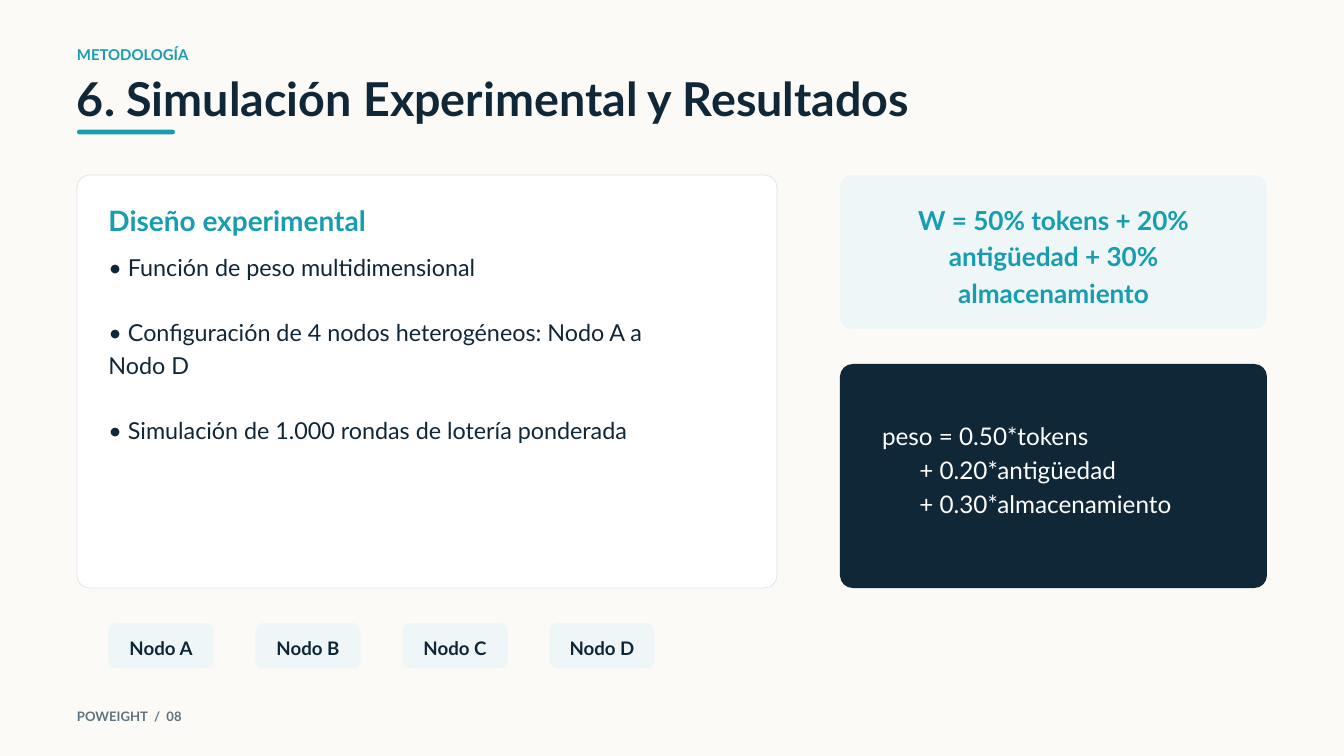
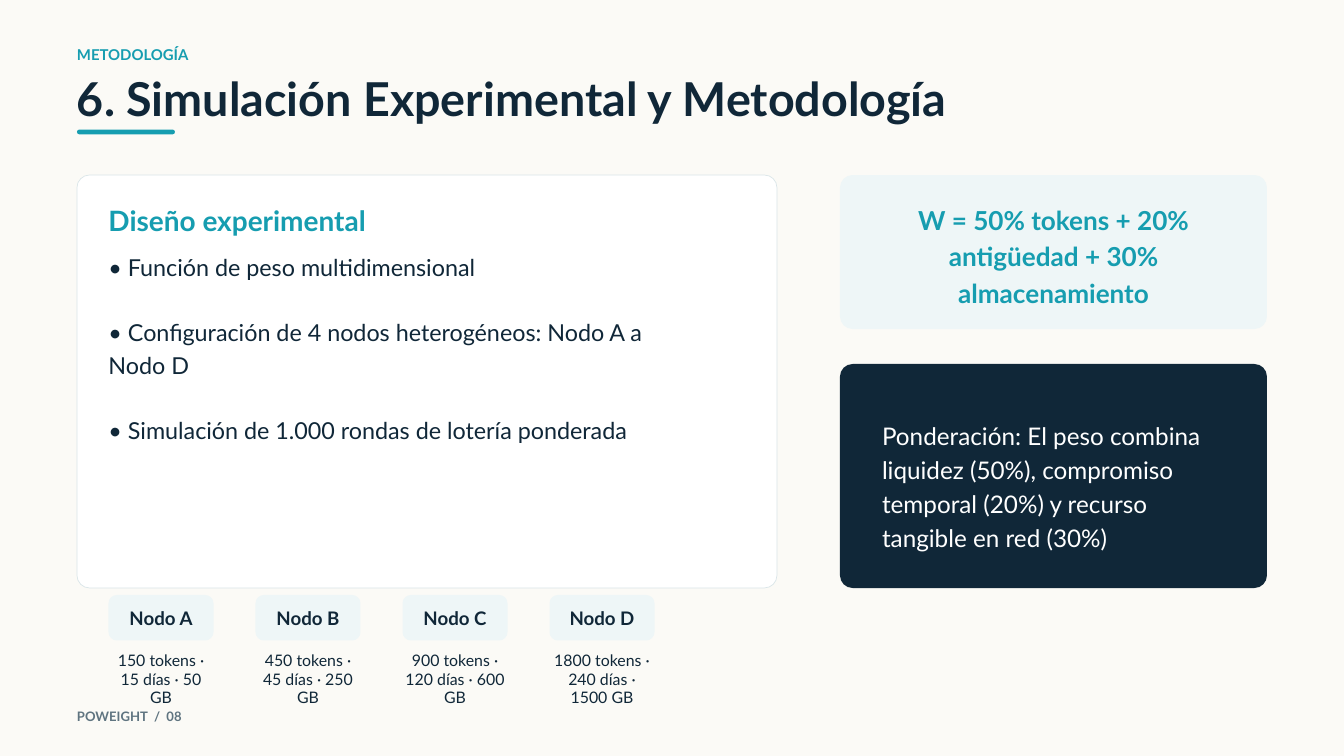
Before and after one commit to MiguelMrtnzLpz/BC, a slide deck: slide 8 of Presentaciones/1 Protocolos de consenso/Proof of Weight.pptx. Drawn at 1344x756 pixels with LibreOffice and Linux fonts; fonts in the diff are those of the drawing. Boxes give left, top, right and bottom in pixels: in the first picture for what was removed or moved away, otherwise in the second. Text is boxed around its words. In the diff, an @@ line names an element or a change of style, - is before the commit and + after.

```diff
--- a/Presentaciones/1 Protocolos de consenso/Proof of Weight.pptx
+++ b/Presentaciones/1 Protocolos de consenso/Proof of Weight.pptx
@@ text at (77, 81, 947, 125): text changed @@
-6. Simulación Experimental y Resultados
+6. Simulación Experimental y Metodología
@@ text at (882, 427, 1200, 552): text changed @@
-peso = 0.50*tokens
-+ 0.20*antigüedad
-+ 0.30*almacenamiento
+Ponderación: El peso combina liquidez (50%), compromiso temporal (20%) y recurso tangible en red (30%)
@@ 4 texts, 4 freeform shapes: place and size @@
-4 texts, 4 freeform shapes at (108, 623, 655, 669)
+4 texts, 4 freeform shapes at (108, 595, 655, 640)
@@ text added at (118, 654, 201, 703), 17 pt, text #102738 @@
+150 tokens · 15 días · 50 GB
@@ text added at (263, 654, 353, 703), 17 pt, text #102738 @@
+450 tokens · 45 días · 250 GB
@@ text added at (405, 654, 505, 703), 17 pt, text #102738 @@
+900 tokens · 120 días · 600 GB
@@ text added at (554, 654, 641, 703), 17 pt, text #102738 @@
+1800 tokens · 240 días · 1500 GB
```
Also in this commit, not shown: 1 other slide changed.
